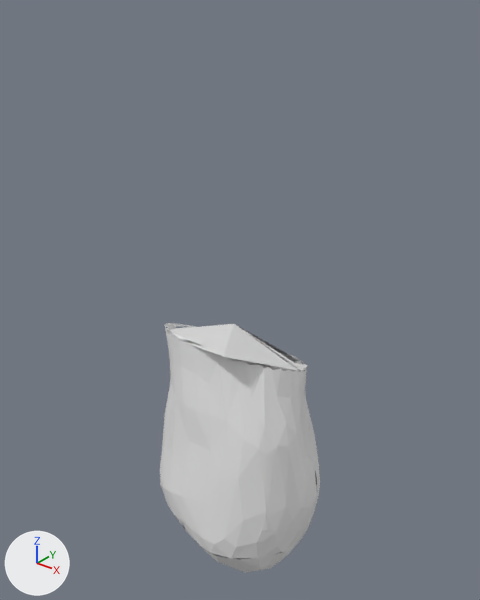
Two versions of the glTF model assets/models/adultTeeth/Tooth_25.glb, one commit apart.
One viewpoint serves both versions: a 50 mm lens placed at (0.272, -0.343, 0.262), pointed at (-0.003, 0.001, 0.049). The axes (+X, +Y, +Z) are drawn at lower left. The lights are the same throughout. Vertices at the same position are counted once.

Objects in the first picture: '25_Facial', '25_Mesial', '25_Occlusal_Facial', '25_Uniradicular_Root'.
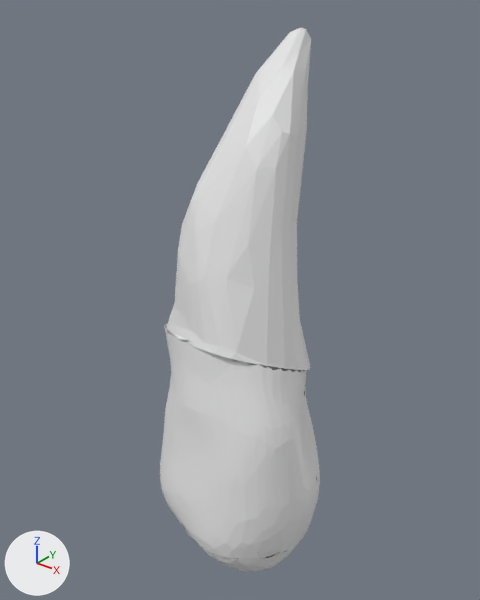
What differs and where, as boxes [x1, y1, x2, y2] in the pictures (480 x 600 px):
'25_Uniradicular_Root', reshaped (632% taller)
    before: [166, 324, 305, 370]
    after: [166, 27, 311, 370]

What the commit changed:
me_upper_teeth_128 is used by ob_25_uniradicular_root; parent ob_tooth_25; location (0.00267, -0.0153, -0.0226); rotation (0.78, -0.102, -3.039), in degrees (45, -5.8, -174); scale (1.13, 1.04, 1.03).
me_upper_teeth_128 had 99 vertices, 96 faces and spanned x -0.0495..0.0493, y -0.0321..0.0643, z 0.0143..0.0503.
me_upper_teeth_128 now has 219 vertices, 332 faces and spans x -0.0495..0.0493, y -0.0321..0.119, z 0.0146..0.2317.
Part 1, on me_upper_teeth_128:
2 vertices are removed from x -0.0219..0.0357, y 0.0005..0.0643, z 0.0143..0.0503.
96 faces are deleted.
122 vertices are added at x -0.0467..0.0492, y -0.0268..0.119, z 0.0191..0.2317.
332 new faces join them.
